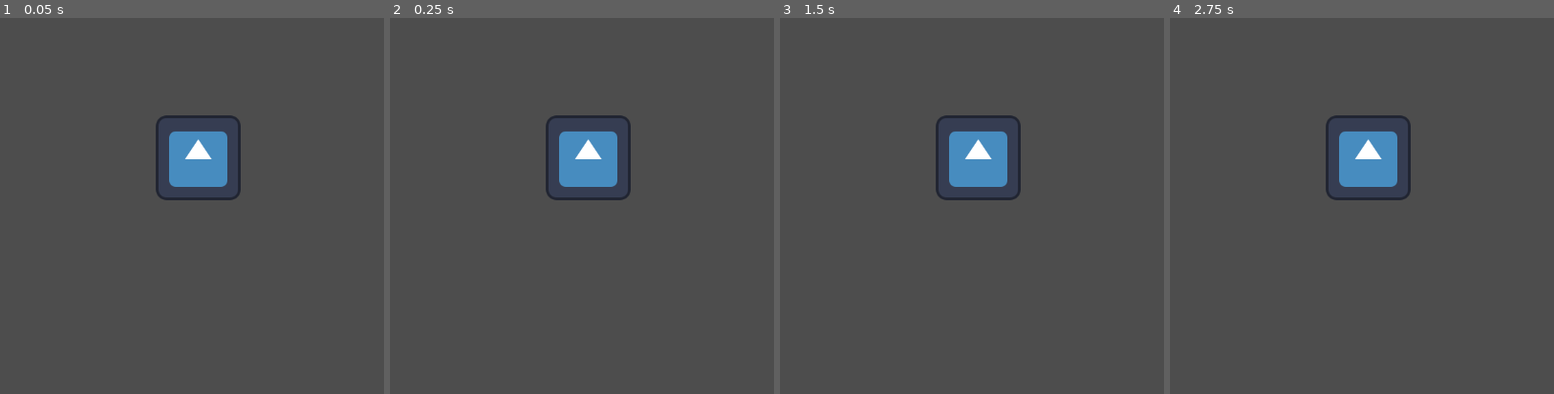
Above: before the commit, frames 1-4 (left to right).
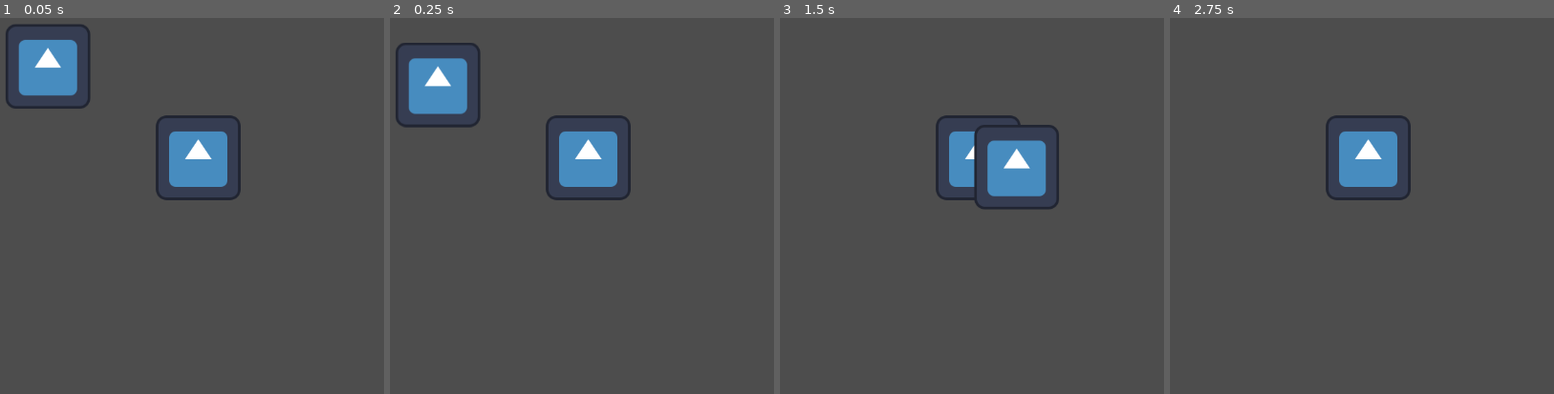
Above: after the commit, the same moments.

Repository: BrianBHuynh/GameDev-lesson-team-project
Game: Godot game, scene res://node_2d.tscn
Same seed, same stepped clock (60 frames per second), same inputs: the game is played once before the commit and once after it. The engine's default icon, where the game draws it, is replaced by a stand-in: a white triangle on a blue panel in a dark square.
Inputs:
- Up to frame 1 (0.05 s): no input
- Up to frame 2 (0.25 s): no input
- Up to frame 3 (1.5 s): tap Enter (ui_accept) at 0.5, 0.6, 0.77, 1.07, 1.35 s; hold Right (ui_right) from 0.53 s (still down)
- Up to frame 4 (2.75 s): tap Enter (ui_accept) at 1.52, 1.82, 2.1 s; release Right (ui_right) at 2.03 s; hold Left (ui_left) from 2.03 s (still down)

The runs differ from the first frame. In frame 1, 2.9% of the frame differs, in the area x 1-24%, y 1-25%; in frame 2, 3.0%, in the area x 1-24%, y 6-30%; in frame 3, 2.9%; in frame 4, nothing differs.

Commit message:
Arthurs Part
hi

Diff:
--- /dev/null
+++ b/Arthur.gd
@@ -0,0 +1,25 @@
+extends CharacterBody2D
+
+
+const SPEED = 300.0
+const JUMP_VELOCITY = -400.0
+
+
+func _physics_process(delta: float) -> void:
+	# Add the gravity.
+	if not is_on_floor():
+		velocity += get_gravity() * delta
+
+	# Handle jump.
+	if Input.is_action_just_pressed("ui_accept") and is_on_floor():
+		velocity.y = JUMP_VELOCITY
+
+	# Get the input direction and handle the movement/deceleration.
+	# As good practice, you should replace UI actions with custom gameplay actions.
+	var direction := Input.get_axis("ui_left", "ui_right")
+	if direction:
+		velocity.x = direction * SPEED
+	else:
+		velocity.x = move_toward(velocity.x, 0, SPEED)
+
+	move_and_slide()
--- /dev/null
+++ b/Arthur.tscn
@@ -0,0 +1,16 @@
+[gd_scene load_steps=4 format=3 uid="uid://tgmlup7raxnm"]
+
+[ext_resource type="Script" path="res://Arthur.gd" id="1_pv8lr"]
+[ext_resource type="Texture2D" uid="uid://8mn44mrwwa2m" path="res://icon.svg" id="2_uq6dk"]
+
+[sub_resource type="RectangleShape2D" id="RectangleShape2D_1w185"]
+
+[node name="CharacterBody2D" type="CharacterBody2D"]
+script = ExtResource("1_pv8lr")
+
+[node name="CollisionShape2D" type="CollisionShape2D" parent="."]
+shape = SubResource("RectangleShape2D_1w185")
+
+[node name="Icon" type="Sprite2D" parent="."]
+position = Vector2(0, 30)
+texture = ExtResource("2_uq6dk")
--- a/node_2d.tscn
+++ b/node_2d.tscn
@@ -1,9 +1,22 @@
-[gd_scene load_steps=2 format=3 uid="uid://dgwjjxme12c1q"]
+[gd_scene load_steps=4 format=3 uid="uid://cyxqc2iuhuddp"]
 
 [ext_resource type="Texture2D" uid="uid://8mn44mrwwa2m" path="res://icon.svg" id="1_nxxq2"]
+[ext_resource type="PackedScene" uid="uid://tgmlup7raxnm" path="res://Arthur.tscn" id="2_prjv5"]
+
+[sub_resource type="RectangleShape2D" id="RectangleShape2D_cmolb"]
+size = Vector2(234, 20)
 
 [node name="Node2D" type="Node2D"]
 
 [node name="Icon" type="Sprite2D" parent="."]
 position = Vector2(406, 272)
 texture = ExtResource("1_nxxq2")
+
+[node name="CharacterBody2D" parent="." instance=ExtResource("2_prjv5")]
+position = Vector2(179, 103)
+
+[node name="StaticBody2D" type="StaticBody2D" parent="."]
+
+[node name="CollisionShape2D" type="CollisionShape2D" parent="StaticBody2D"]
+position = Vector2(179, 317)
+shape = SubResource("RectangleShape2D_cmolb")
